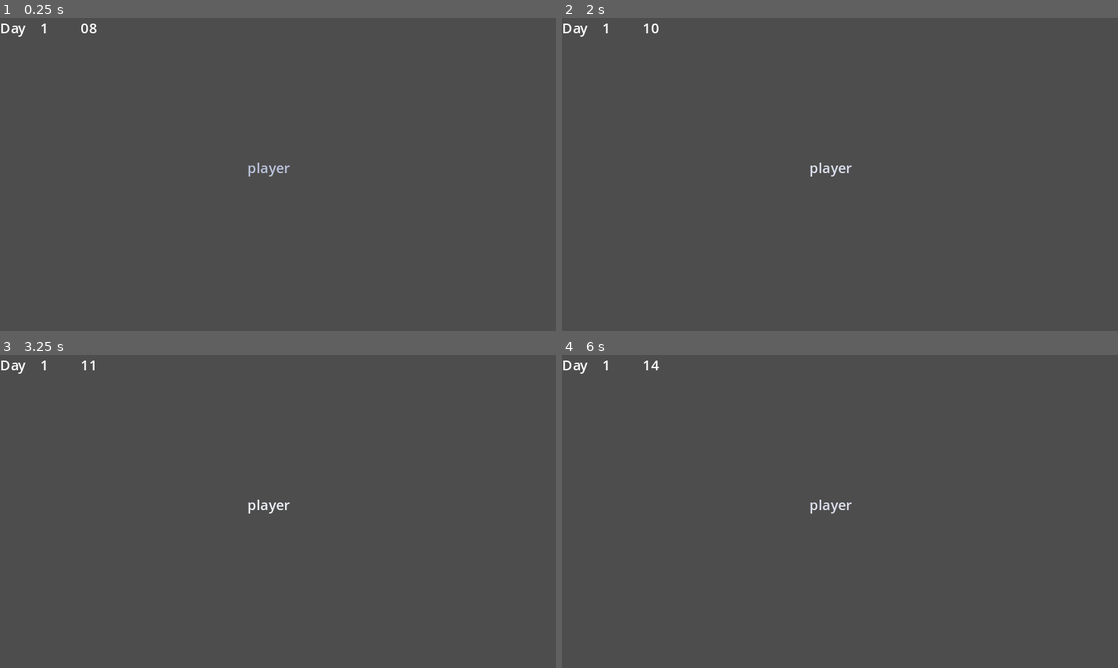
Above: before the commit, frames 1-4 (two rows, left to right).
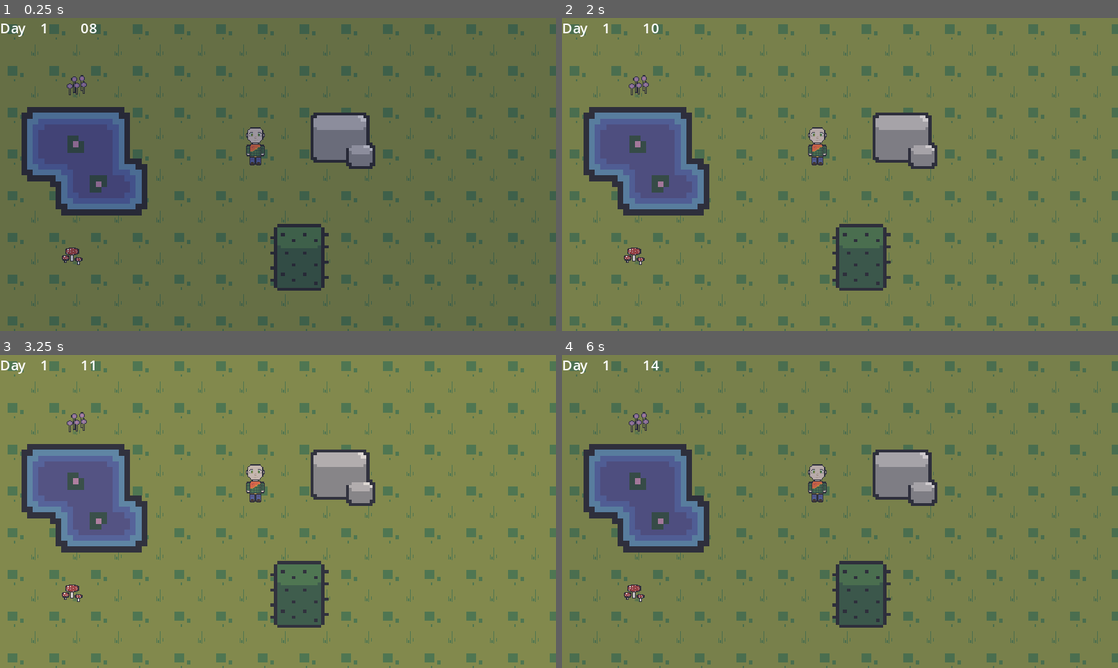
Above: after the commit, the same moments.

Repository: Eloi-RM/lamp-survival-game-project
Game: Godot game, scene res://scenes/test scenes/cycle_test_scene.tscn
The game is run twice, just before and just after one commit, with the same random seed, the same clock (stepped at 60 frames per second) and the same inputs. The project has no main scene, so this scene is started directly.
Inputs:
- Up to frame 1 (0.25 s): no input
- Up to frame 2 (2 s): tap Enter at 0.5 s; tap Space at 1.25 s
- Up to frame 3 (3.25 s): tap Enter at 2 s; tap Space at 2.75 s
- Up to frame 4 (6 s): tap Enter at 3.5 s; tap Space at 4.25 s

The runs differ from the first frame. In frame 1, 93% of the frame differs, in the area x 0-100%, y 0-100%; in frame 2, 99%; in frame 3, 99%; in frame 4, 99%.

Commit message:
added sprites to cycle_test_scene

Diff:
--- a/scenes/test scenes/cycle_test_scene.tscn
+++ b/scenes/test scenes/cycle_test_scene.tscn
@@ -1,20 +1,54 @@
-[gd_scene load_steps=3 format=3 uid="uid://vy5pt4cad6he"]
+[gd_scene load_steps=10 format=3 uid="uid://vy5pt4cad6he"]
 
 [ext_resource type="PackedScene" uid="uid://bc3b8ju2qowd2" path="res://scenes/day_night_cycle.tscn" id="1_cid8u"]
+[ext_resource type="Texture2D" uid="uid://b32uqjqqej6jm" path="res://assets/grass.png" id="1_g6vlc"]
 [ext_resource type="PackedScene" uid="uid://bx6uaqcllc82c" path="res://scenes/night_filter.tscn" id="2_e3n3n"]
+[ext_resource type="Texture2D" uid="uid://b4b2udcytcvkk" path="res://assets/sprites/cactus.png" id="4_ba21p"]
+[ext_resource type="Texture2D" uid="uid://7pjk3vvdvycu" path="res://assets/sprites/rock.png" id="5_2qgnj"]
+[ext_resource type="Texture2D" uid="uid://do8kwqs55f3fb" path="res://assets/sprites/shroom.png" id="6_txi4c"]
+[ext_resource type="Texture2D" uid="uid://dixifktt0w80r" path="res://assets/sprites/myGuy.png" id="7_77di0"]
+[ext_resource type="Texture2D" uid="uid://brh4flw4xuyud" path="res://assets/sprites/flowers.png" id="8_u3an4"]
+[ext_resource type="Texture2D" uid="uid://dmg04v13yqvi" path="res://assets/sprites/lily_pad.png" id="9_4jir0"]
 
 [node name="cycleTestScene" type="Node2D"]
+
+[node name="Sprite2D" type="Sprite2D" parent="."]
+texture_repeat = 2
+texture = ExtResource("1_g6vlc")
+centered = false
+region_enabled = true
+region_rect = Rect2(0, 0, 640, 360)
 
 [node name="CanvasLayer" type="CanvasLayer" parent="."]
 
 [node name="dayNightCycle" parent="CanvasLayer" instance=ExtResource("1_cid8u")]
 
-[node name="Label" type="Label" parent="."]
-offset_left = 285.0
-offset_top = 161.0
-offset_right = 334.0
-offset_bottom = 184.0
-text = "player"
-
 [node name="NightFilter" parent="." instance=ExtResource("2_e3n3n")]
 unique_name_in_owner = true
+
+[node name="Cactus" type="Sprite2D" parent="."]
+position = Vector2(344.5, 272)
+scale = Vector2(4.20833, 3.5)
+texture = ExtResource("4_ba21p")
+
+[node name="Rock" type="Sprite2D" parent="."]
+position = Vector2(391.5, 136)
+scale = Vector2(3.375, 3.41667)
+texture = ExtResource("5_2qgnj")
+
+[node name="Shroom" type="Sprite2D" parent="."]
+position = Vector2(83, 274)
+texture = ExtResource("6_txi4c")
+
+[node name="MyGuy" type="Sprite2D" parent="."]
+position = Vector2(294, 147)
+texture = ExtResource("7_77di0")
+
+[node name="Flowers" type="Sprite2D" parent="."]
+position = Vector2(89, 78)
+texture = ExtResource("8_u3an4")
+
+[node name="LilyPad" type="Sprite2D" parent="."]
+position = Vector2(97, 161.5)
+scale = Vector2(6.58333, 6.54167)
+texture = ExtResource("9_4jir0")
Binary file added: assets/grass.png
Not shown, added: assets/grass.png.import
